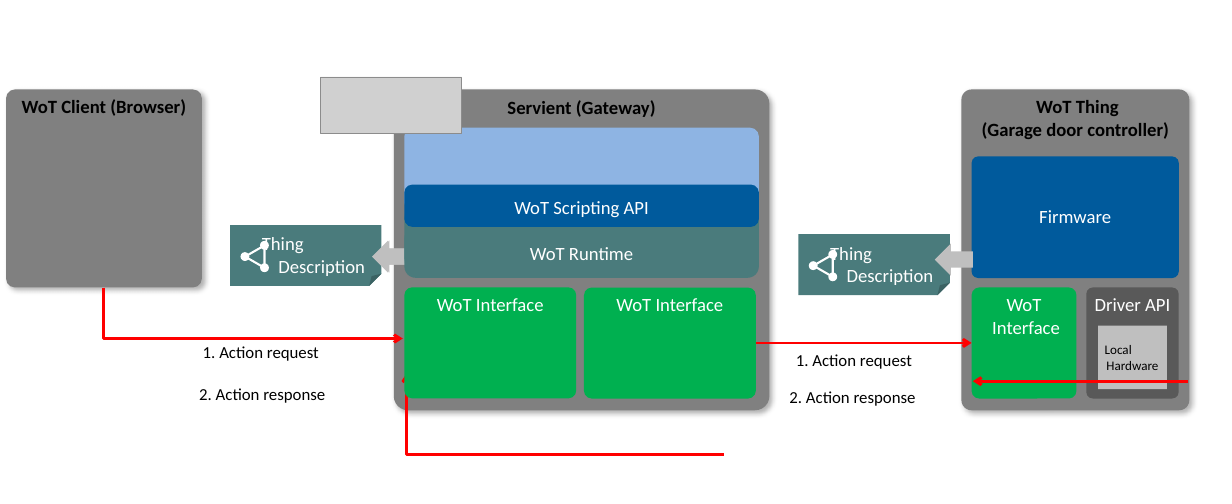
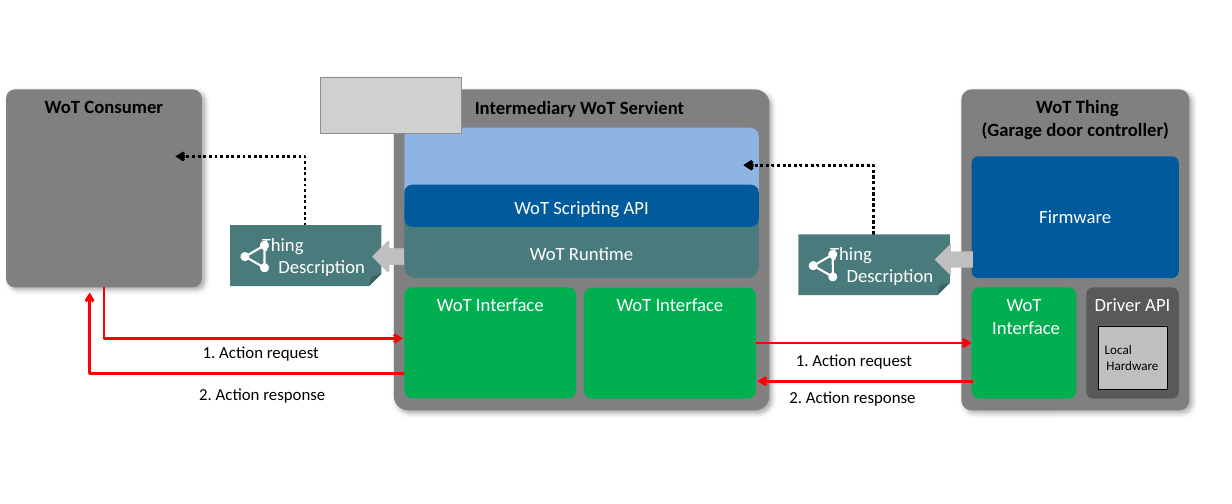
Before and after one commit to w3c/wot-security, a slide deck: slide 4 of images/Security_scenarios.pptx. Drawn at 1232x504 pixels with LibreOffice and Linux fonts; fonts in the diff are those of the drawing; grey boxes stand for pictures. Boxes give left, top, right and bottom in pixels: in the first picture for what was removed or moved away, otherwise in the second. Text is boxed around its words. In the diff, an @@ line names an element or a change of style, - is before the commit and + after.

```diff
--- a/images/Security_scenarios.pptx
+++ b/images/Security_scenarios.pptx
@@ text in rounded rectangle at (x1=45, y1=101, x2=163, y2=113): text changed @@
-WoT Client (Browser)
+WoT Consumer
@@ text in rounded rectangle at (x1=475, y1=101, x2=684, y2=117): text changed @@
-Servient (Gateway)
+Intermediary WoT Servient
@@ elbow arrow added from (305, 226) to (175, 157), #000000 3 pt @@
@@ elbow arrow added from (873, 235) to (743, 165), #000000 3 pt @@
@@ elbow arrow added from (874, 235) to (744, 165), #000000 3 pt @@
@@ text in folded corner at (x1=262, y1=238, x2=365, y2=276): text changed @@
-Thing
-Description
+Thing
+Description
@@ elbow arrow moved from (724, 454) - (407, 374) to (407, 374) - (90, 292) @@
@@ rectangle "Local Hardware" at (x1=1098, y1=326, x2=1167, y2=389): outline none to #000000 0.51 pt @@
@@ text in rectangle at (x1=1105, y1=345, x2=1158, y2=370): text changed @@
-Local
-Hardware
+Local
+Hardware
@@ elbow arrow moved from (1188, 381) - (973, 381) to (973, 381) - (757, 381) @@
```
Also in this commit, not shown: 8 other slides changed, 9 other files.
